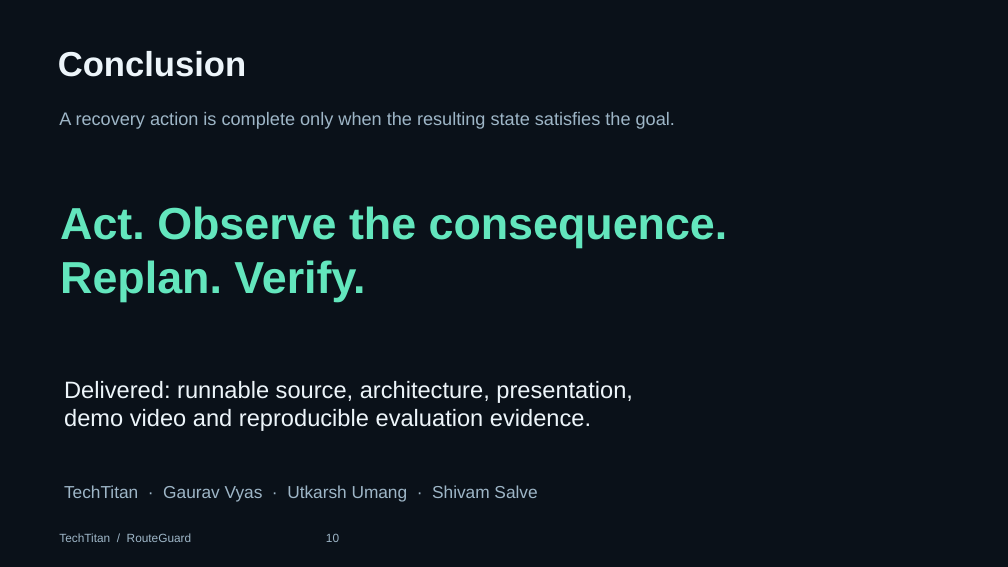
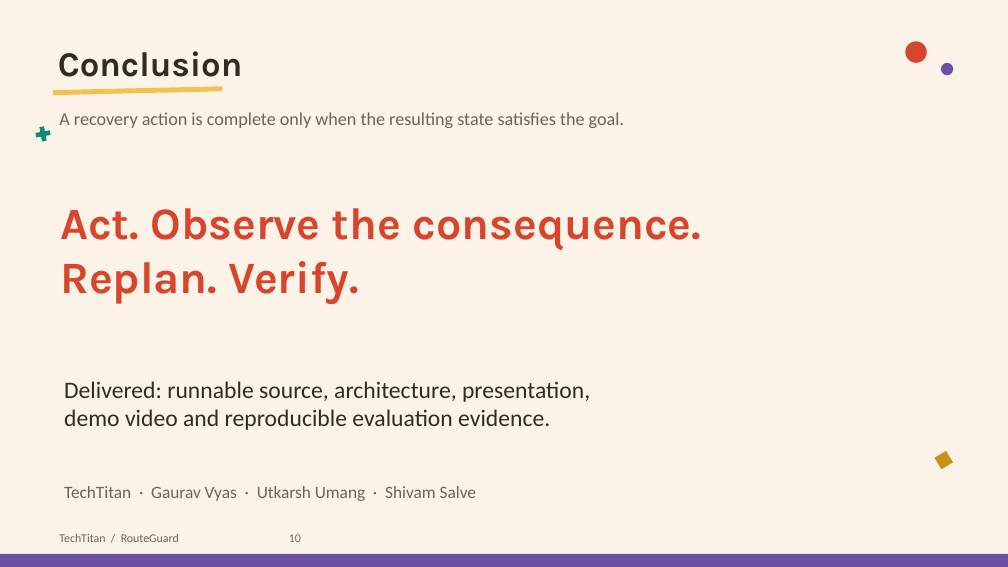
Before and after one commit to realgauravvyas/TechTitan-RouteGuard-Agentic, a slide deck: slide 10 of submission/TechTitan_presentation_agentic.pptx. Drawn at 1008x567 pixels with LibreOffice and Linux fonts; fonts in the diff are those of the drawing. Boxes give left, top, right and bottom in pixels: in the first picture for what was removed or moved away, otherwise in the second. Text is boxed around its words. In the diff, an @@ line names an element or a change of style, - is before the commit and + after.

```diff
--- a/submission/TechTitan_presentation_agentic.pptx
+++ b/submission/TechTitan_presentation_agentic.pptx
@@ background #0A1119 to #FBF3E7 @@
@@ text "Conclusion" at [58,51,243,77]: font Arial to Karla, text colour #EDF5FA to #322B24 @@
@@ ellipse added at [906,42,927,63], fill #D6452C @@
@@ rectangle added at [53,87,222,96], fill #F2C14E @@
@@ ellipse added at [941,63,954,75], fill #6D4FA3 @@
@@ plus sign added at [32,122,54,145], fill #0E8A78 @@
@@ text "Act. Observe the consequence." at [60,208,702,304]: font Arial to Karla, text colour #63E6BD to #D6452C @@
@@ text "Delivered: runnable source, architecture, presentation," at [64,381,590,430]: font Arial to Calibri, text colour #EDF5FA to #322B24 @@
@@ diamond added at [933,449,956,472], fill #C89212 @@
@@ font Arial to Calibri, text colour #9EB6C7 to #6E6455 in 3 elements at [59,112,624,128], [59,534,301,542], [64,486,476,501] @@
@@ rectangle added at [0,554,1008,567], fill #6D4FA3 @@
```
Also in this commit, not shown: 9 other slides changed, 1 other file.
